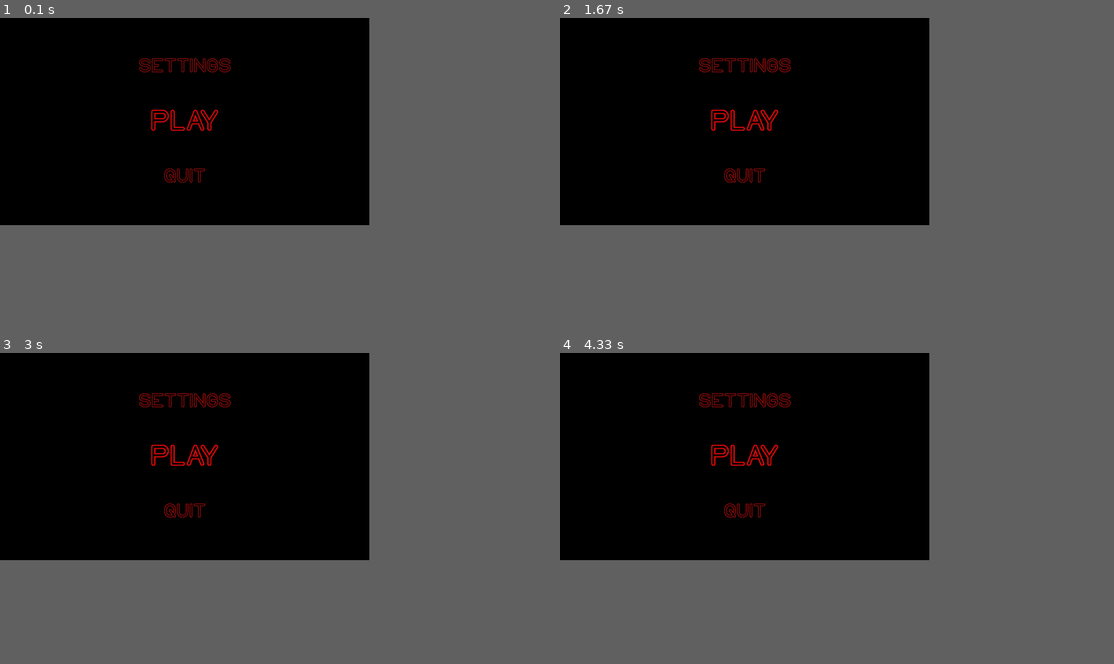
Above: before the commit, frames 1-4 (two rows, left to right).
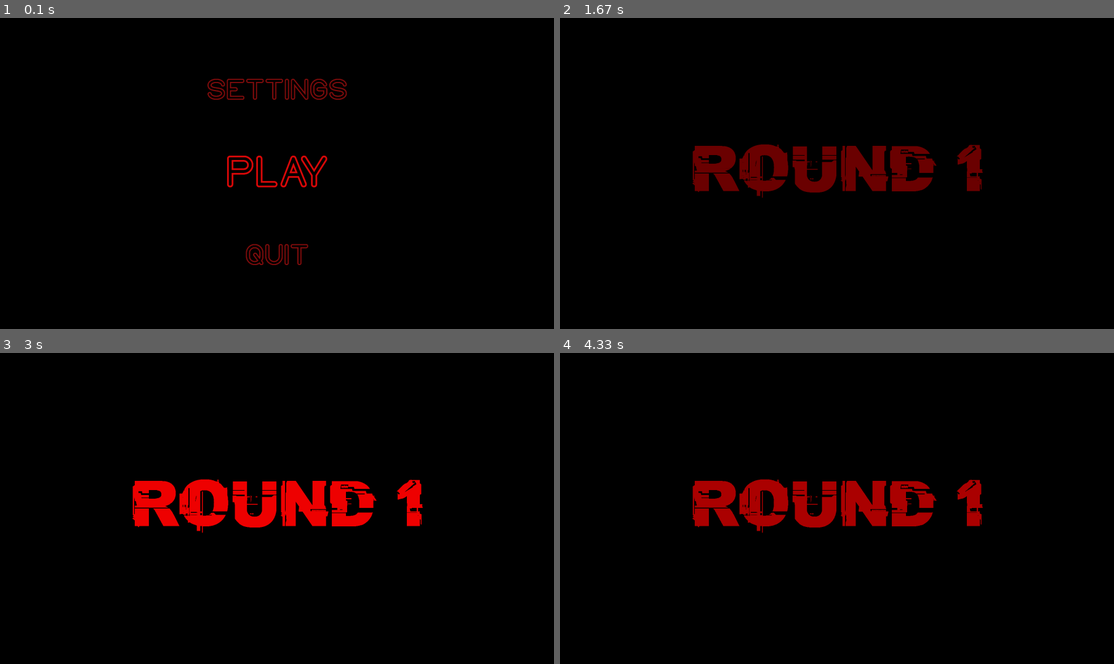
Above: after the commit, the same moments.

Repository: andrebtw/pygamegame
Game: pygame game, started from main.py
Same seed, same stepped clock (60 frames per second), same inputs: the game is played once before the commit and once after it.
Inputs (mouse positions are in pixels of both pictures, inside the frame that each line leads up to):
- Up to frame 1 (0.1 s): no input
- Up to frame 2 (1.67 s): click (837, 173) at 0.38 s; click (837, 294) at 0.72 s, where only the run after the commit has a clickable "START"
- Up to frame 3 (3 s): no input
- Up to frame 4 (4.33 s): no input
The window is 600x337 before the commit and 900x506 after it. Grey fills any space a smaller window leaves; there, only what the larger window draws over its background counts as a difference.

The runs differ from the first frame. In frame 1, 2.3% of the frame differs, in the area x 25-63%, y 12-80%; in frame 2, 5.4%; in frame 3, 5.6%, in the area x 23-77%, y 12-58%; in frame 4, 5.5%.

Commit message:
Fixed rect draw of the player.

Diff:
--- a/files/data/data.txt
+++ b/files/data/data.txt
@@ -1,6 +1,6 @@
 FALSE
-1280
-720
+1920
+1080
 60
 100
 100
--- a/game.py
+++ b/game.py
@@ -44,12 +44,15 @@
 
 class Player:
     def __init__(self):
+        self.color = (0, 0, 235)
         self.life = 100
-        self.size = 50, 50
-        self.color = (0, 0, 235)
+        self.sizeY = 50
+        self.sizeX = 50
+        self.positionX = 935
+        self.positionY = 515
 
     def spawn(self):
-        pygame.draw.rect(screen, self.color, (self.size, 50, 50))
+        pygame.draw.rect(screen, self.color, (self.positionX, self.positionY, self.sizeX, self.sizeY))
 
 
 class Obstacle:
Empty file added: player.py
